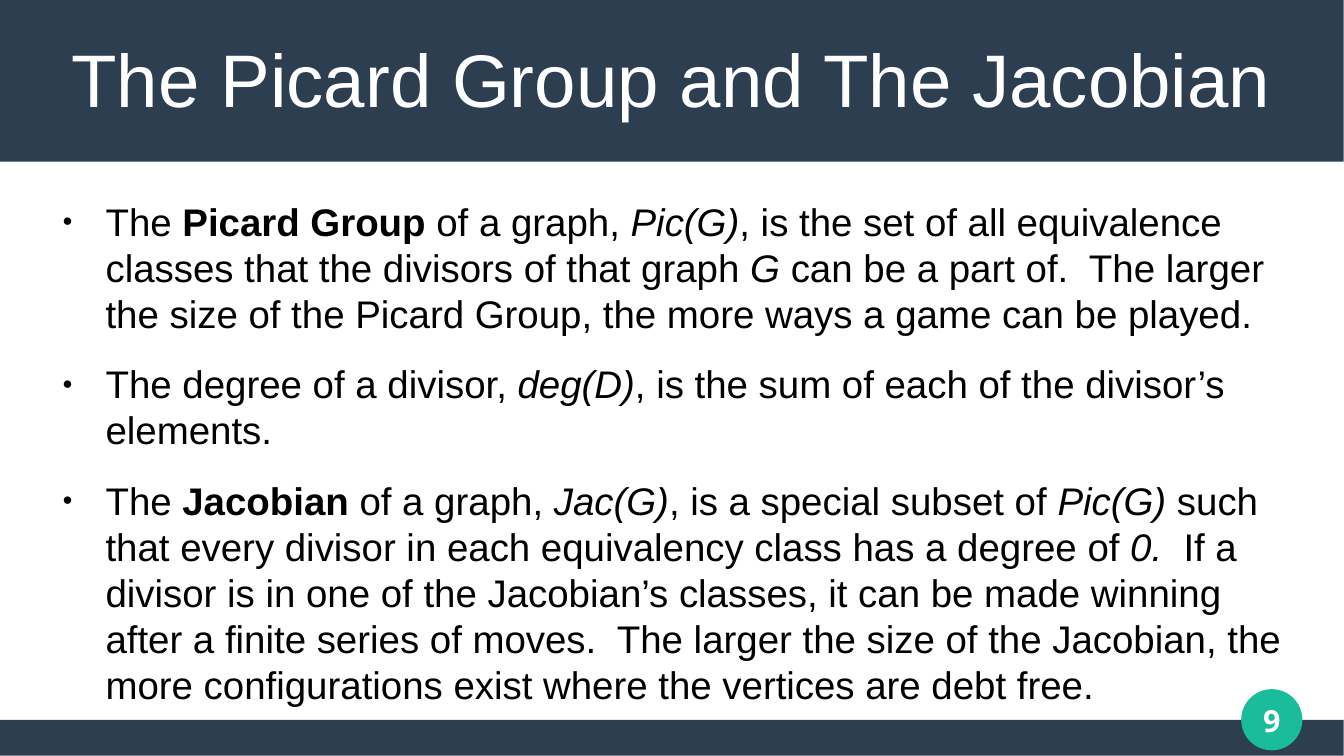
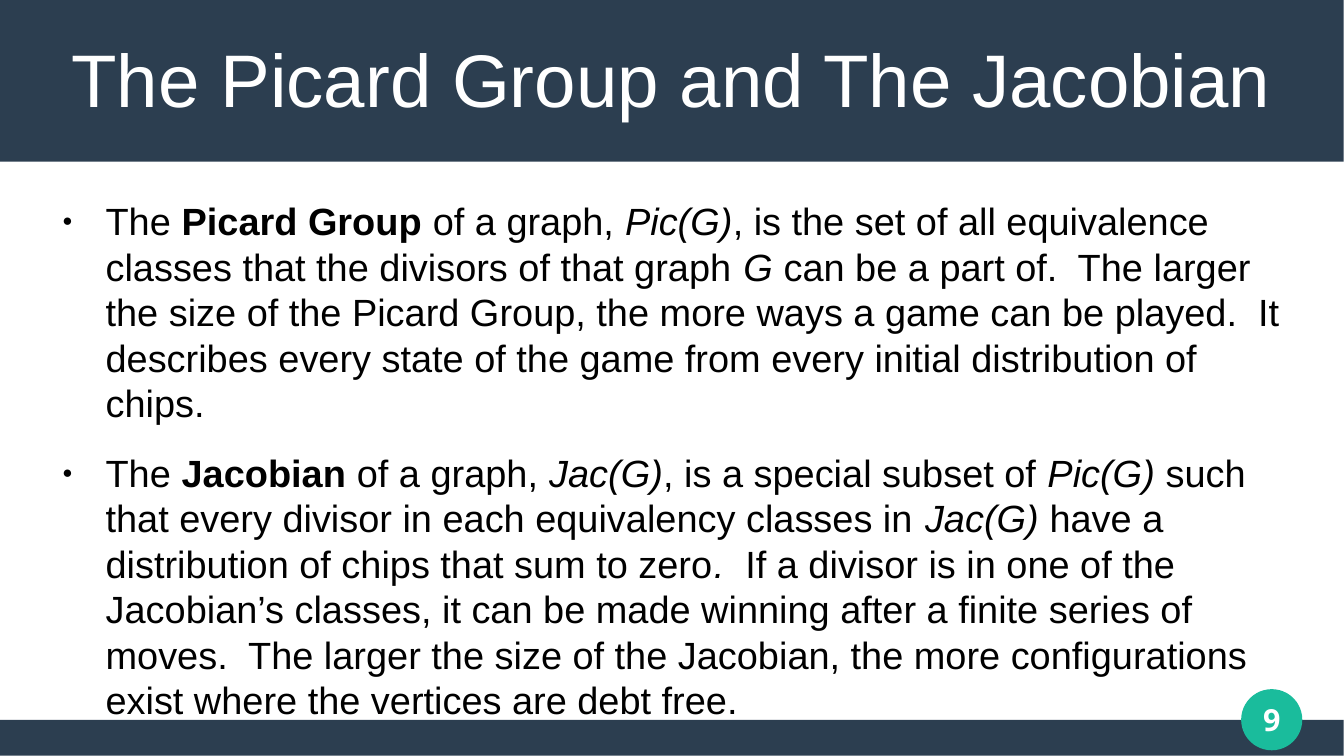
Before and after one commit to matthew-pisano/ChipFiring, a slide deck: slide 9 of Docs/SUREPresentation.pptx. Drawn at 1344x756 pixels with LibreOffice and Linux fonts; fonts in the diff are those of the drawing. Boxes give left, top, right and bottom in pixels: in the first picture for what was removed or moved away, otherwise in the second. Text is boxed around its words. In the diff, an @@ line names an element or a change of style, - is before the commit and + after.

```diff
--- a/Docs/SUREPresentation.pptx
+++ b/Docs/SUREPresentation.pptx
@@ text at [106, 207, 1279, 722]: text changed; size 22.7 to 22.4 pt @@
-● The Picard Group of a graph, Pic(G), is the set of all equivalence classes that the divisors of that graph G can be a part of. The larger the size of the Picard Group, the more ways a game can be played.
-● The degree of a divisor, deg(D), is the sum of each of the divisor’s elements.
-● The Jacobian of a graph, Jac(G), is a special subset of Pic(G) such that every divisor in each equivalency class has a degree of 0. If a divisor is in one of the Jacobian’s classes, it can be made winning after a finite series of moves. The larger the size of the Jacobian, the more configurations exist where the vertices are debt free.
+● The Picard Group of a graph, Pic(G), is the set of all equivalence classes that the divisors of that graph G can be a part of. The larger the size of the Picard Group, the more ways a game can be played. It describes every state of the game from every initial distribution of chips.
+● The Jacobian of a graph, Jac(G), is a special subset of Pic(G) such that every divisor in each equivalency classes in Jac(G) have a distribution of chips that sum to zero. If a divisor is in one of the Jacobian’s classes, it can be made winning after a finite series of moves. The larger the size of the Jacobian, the more configurations exist where the vertices are debt free.
```
Also in this commit, not shown: 6 other slides changed, 7 other files.
